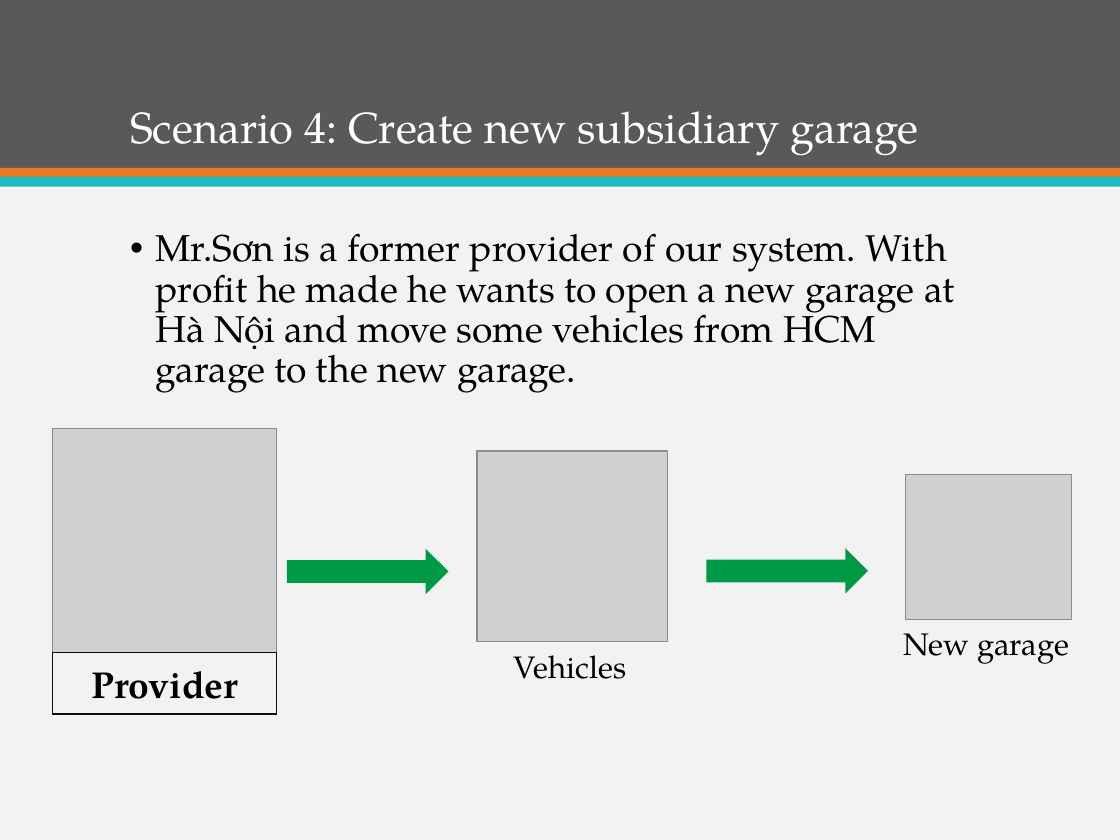
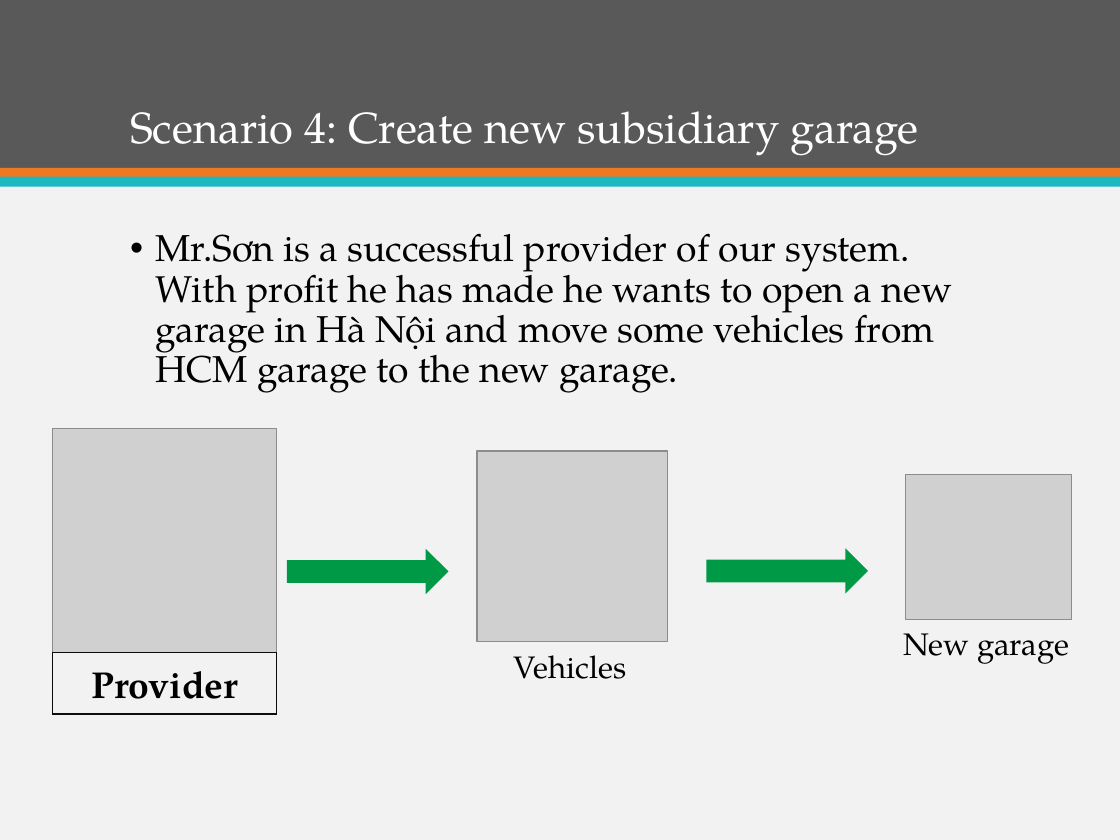
Before and after one commit to firzgard/CarRentalPortal, a slide deck: slide 38 of slide/CAR RENTAL PORTAL-Official.pptx. Drawn at 1120x840 pixels with LibreOffice and Linux fonts; fonts in the diff are those of the drawing; grey boxes stand for pictures. Boxes give left, top, right and bottom in pixels: in the first picture for what was removed or moved away, otherwise in the second. Text is boxed around its words. In the diff, an @@ line names an element or a change of style, - is before the commit and + after.

```diff
--- a/slide/CAR RENTAL PORTAL-Official.pptx
+++ b/slide/CAR RENTAL PORTAL-Official.pptx
@@ text at box(155, 233, 952, 393): text changed @@
-• Mr.Sơn is a former provider of our system. With profit he made he wants to open a new garage at Hà Nội and move some vehicles from HCM garage to the new garage.
+• Mr.Sơn is a successful provider of our system. With profit he has made he wants to open a new garage in Hà Nội and move some vehicles from HCM garage to the new garage.
```
Also in this commit, not shown: 2 other slides changed.
